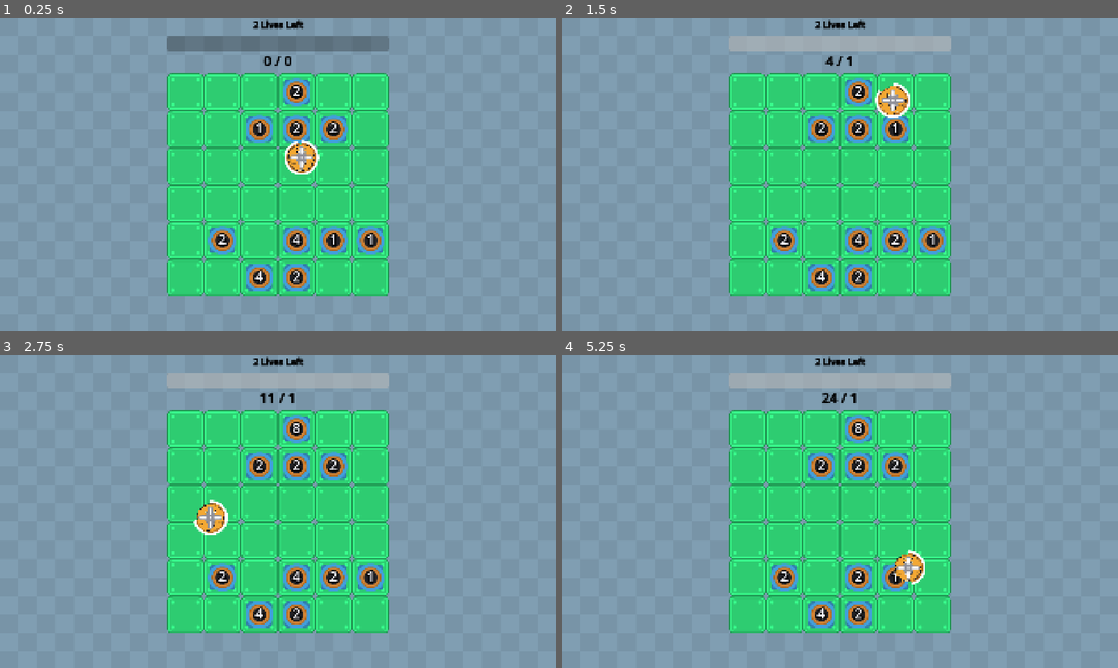
Above: before the commit, frames 1-4 (two rows, left to right).
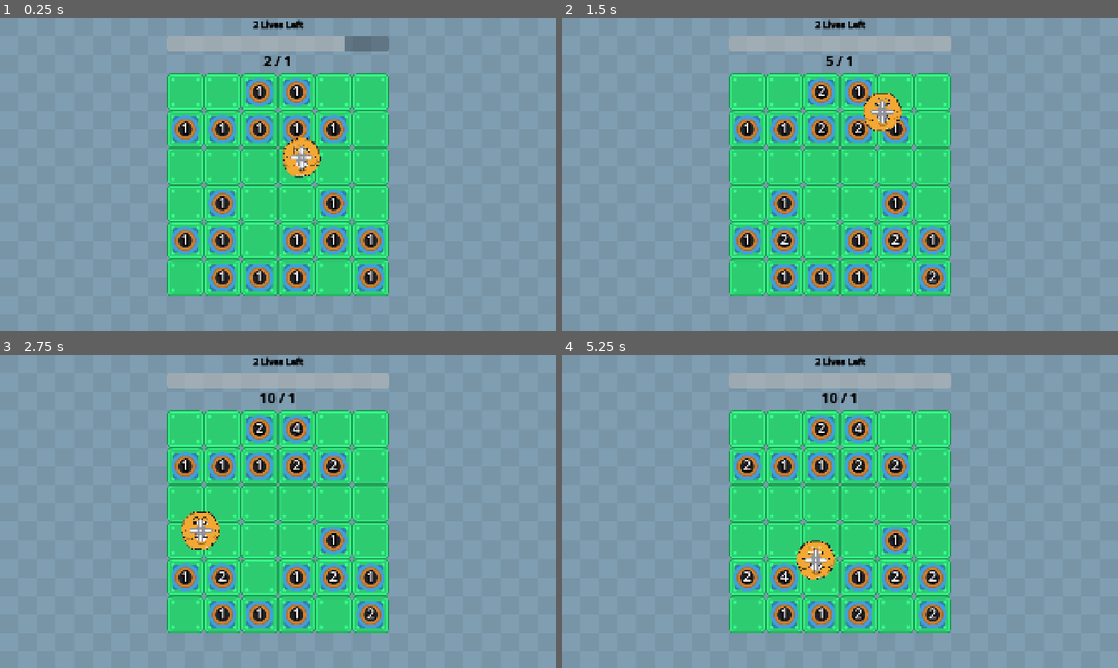
Above: after the commit, the same moments.

Repository: wanamelon/prototype_monorepo
Game: Godot game, scene res://source/bounce_main.tscn
Same seed, same stepped clock (60 frames per second), same inputs: the game is played once before the commit and once after it. Sound files missing from this copy of the repository are replaced by a short silence.
Inputs:
- Up to frame 1 (0.25 s): no input
- Up to frame 2 (1.5 s): no input
- Up to frame 3 (2.75 s): no input
- Up to frame 4 (5.25 s): no input

The runs differ from the first frame. In frame 1, 5.6% of the frame differs, in the area x 30-70%, y 5-88%; in frame 2, 4.3%; in frame 3, 4.0%; in frame 4, 4.6%.

Commit message:
Migrate size and speed buff to new items

Diff:
--- a/roller/source/bounce_main.tscn
+++ b/roller/source/bounce_main.tscn
@@ -28,13 +28,18 @@
 item_id = 11
 metadata/_custom_type_script = "uid://ckw8rr21jqg1f"
 
+[sub_resource type="Resource" id="Resource_jngsf"]
+script = ExtResource("2_0panw")
+item_id = 5
+metadata/_custom_type_script = "uid://ckw8rr21jqg1f"
+
 [sub_resource type="ShaderMaterial" id="ShaderMaterial_to078"]
 shader = ExtResource("1_p5ard")
 shader_parameter/saturation = 0.30000001425
 
 [node name="BounceMain" type="Node2D"]
 script = ExtResource("1_ovsfe")
-item_configs = Array[ExtResource("2_0panw")]([SubResource("Resource_k3n88"), SubResource("Resource_a5fj5"), SubResource("Resource_3yruk"), SubResource("Resource_q2ks2")])
+item_configs = Array[ExtResource("2_0panw")]([SubResource("Resource_k3n88"), SubResource("Resource_a5fj5"), SubResource("Resource_3yruk"), SubResource("Resource_q2ks2"), SubResource("Resource_jngsf")])
 
 [node name="TextureRect" type="TextureRect" parent="."]
 material = SubResource("ShaderMaterial_to078")
--- a/roller/source/item/crop_spawner.gd
+++ b/roller/source/item/crop_spawner.gd
@@ -5,10 +5,10 @@
 func activate(state: MatchState):
 	var events: Array[ItemEvent] = []
 	if state.tick == 0:
-		for i in range(10): # TODO: configurable?
+		for i in range(20): # TODO: configurable?
 			var factory = func ():
 				var crop := Crop.instance()
-				crop.level = _random.randi_range(1, 3)
+				crop.level = _random.randi_range(1, 1)
 				return crop
 			events.append(ItemSystem.SpawnEvent.new(factory, ItemSystem.AnyFreeCell.new(), 1.0))
 	return events
--- a/roller/source/item/item_system.gd
+++ b/roller/source/item/item_system.gd
@@ -13,12 +13,10 @@
 	_game_board = game_board
 	_physics_calculator = StatefulPhysicsCalculator.new()
 	add_child(_physics_calculator)
-	var item_root := Node2D.new()
-	add_child(item_root)
 	var items: Array[Item] = []
 	for item_def in item_defs:
 		var item := _item_for_id(item_def.item_id)
-		item._inject(_physics_calculator, item_root)
+		item._inject(_physics_calculator, self)
 		add_child(item)
 		items.append(item)
 	_match_state = MatchState.new(0, points, items, [] as Array[ItemEvent])
@@ -33,6 +31,10 @@
 			return CropSpawner.new()
 		ItemDef.ItemId.BOUNCE_OFF_EVERYTHING:
 			return BounceOffEverything.new()
+		ItemDef.ItemId.SPEED_BUFF_ON_DESTROY:
+			return SpeedBuffOnDestroy.new()
+		ItemDef.ItemId.INCREASE_SIZE:
+			return SizeBuffOnDestroy.new()
 		ItemDef.ItemId.ROLLER:
 			var roller := Roller.instance()
 			roller.position = Vector2(1920, 1080) / 2.0
@@ -49,6 +51,7 @@
 		events.append_array(new_events)
 	_apply_events(events)
 	_check_end_condition()
+	_advance_status_effect_timers()
 	_match_state.last_tick_events = events
 	_match_state.tick += 1
 
@@ -60,6 +63,15 @@
 	if active_roller_count <= 0:
 		match_finished.emit()
 
+func _advance_status_effect_timers():
+	for item: Item in _match_state.items:
+		var active_effects: Array[StatusEffect] = []
+		for effect in item.status_effects:
+			effect.duration_sec = effect.duration_sec - _match_state.delta
+			if effect.duration_sec > 0:
+				active_effects.append(effect)
+		item.status_effects = active_effects
+
 func _apply_events(events: Array[ItemEvent]):
 	for event in events:
 		if event is SpawnEvent:
@@ -67,14 +79,18 @@
 			var spawn := event as SpawnEvent
 			var new_item: Item = spawn.factory.call()
 			_game_board._spawn_item_in_random_cell(new_item, spawn.spawn_chance)
+			new_item._inject(_physics_calculator, self)
 			_match_state.items.append(new_item)
 		elif event is DespawnEvent:
 			_match_state.items.erase(event.target)
 			event.target.queue_free()
-		if event is GivePointsEvent:
+		elif event is GivePointsEvent:
 			var give_points_event := event as GivePointsEvent
 			_match_state.points += give_points_event.points
 			score_changed.emit(_match_state.points)
+		elif event is AddStatusEffect:
+			var add_effect := event as AddStatusEffect
+			event.target.status_effects.append(event.effect)
 
 func get_score() -> int:
 	return _match_state.points
@@ -145,6 +161,7 @@
 
 	var _physics_calculator: StatefulPhysicsCalculator
 	var _item_root: Node2D
+	var status_effects: Array[StatusEffect] = []
 
 	func _inject(physics_calculator: StatefulPhysicsCalculator, item_root: Node2D):
 		_physics_calculator = physics_calculator
@@ -178,13 +195,35 @@
 class ItemEvent extends RefCounted:
 	pass
 
-class ItemDestroyed extends ItemEvent:
-	var destroyer: Item
-	var victim: Item
-
-	func _init(destroyer: Item, victim: Item):
-		self.destroyer = destroyer
-		self.victim = victim
+enum StatusEffectId {
+	SPEED_BUFF,
+	SIZE_BUFF
+}
+
+class StatusEffect extends RefCounted:
+	var id: StatusEffectId
+	var intensity: float
+	var duration_sec: float
+	func _init(id: StatusEffectId, intensity: float, duration_sec: float):
+		self.id = id
+		self.intensity = intensity
+		self.duration_sec = duration_sec
+
+class AddStatusEffect extends ItemEvent:
+	var effect: StatusEffect
+	var target: Item
+
+	func _init(effect: StatusEffect, target: Item):
+		self.effect = effect
+		self.target = target
+
+#class ItemDestroyed extends ItemEvent:
+#	var destroyer: Item
+#	var victim: Item
+#
+#	func _init(destroyer: Item, victim: Item):
+#		self.destroyer = destroyer
+#		self.victim = victim
 
 class BounceEvent extends ItemEvent:
 	var roller: Roller
--- a/roller/source/item/roller.gd
+++ b/roller/source/item/roller.gd
@@ -21,7 +21,7 @@
 
 const ROLLER_SCENE: PackedScene = preload("res://source/item/roller.tscn")
 
-@onready var _original_size: float = ($CharacterBody2D/CollisionShape2D.shape as CircleShape2D).radius
+@onready var _original_collision_shape := $CharacterBody2D/CollisionShape2D.shape as CircleShape2D
 @onready var _original_sprite_scale: Vector2 = $Sprite2D.scale
 # TODO: belong inside character body?
 var _speed: float = 400.0
@@ -29,8 +29,6 @@
 var _velocity: Vector2
 var _stamina_seconds: float = 10
 var _max_stamina := _stamina_seconds
-var _speed_buff_durations: Array[float] = []
-var _size_buff_durations: Array[float] = []
 var finished := false
 
 static func instance() -> Roller:
@@ -62,47 +60,30 @@
 			finished = true
 			events.append(ItemSystem.DespawnEvent.new(self, self))
 	else:
-		_apply_speed_buffs(state.delta)
-	_apply_size_buffs(state.delta)
+		_apply_speed_buffs()
+	_apply_size_buffs()
 	_stamina_seconds -= state.delta
-	_add_buffs_on_destroy(state.last_tick_events)
 	return events
 
-func _add_buffs_on_destroy(events: Array[ItemSystem.ItemEvent]):
-	for event in events:
-		if event is ItemSystem.DespawnEvent:
-			var despawn := event as ItemSystem.DespawnEvent
-			if despawn.source is Roller:
-				_speed_buff_durations.append(2.5)
-				if _size_buff_durations.size() < 4 and Utils.RNG.randf() < 0.2:
-					_size_buff_durations.append(1.5)
-
-func _apply_speed_buffs(delta):
+func _apply_speed_buffs():
 	var speed_with_buffs := _speed
-	var new_speed_buff_durations: Array[float] = []
-	for duration in _speed_buff_durations:
-		speed_with_buffs += 100 * min(1, duration)
-		speed_with_buffs = min(speed_with_buffs, 10_000)
-		var decremented = duration - delta
-		if decremented > 0:
-			new_speed_buff_durations.append(decremented)
-	_speed_buff_durations = new_speed_buff_durations
+	for effect in status_effects:
+		if effect.id == ItemSystem.StatusEffectId.SPEED_BUFF:
+			speed_with_buffs += effect.intensity * min(1, effect.duration_sec)
+			speed_with_buffs = min(speed_with_buffs, 10_000)
 	_velocity = _velocity.normalized() * speed_with_buffs
 
-func _apply_size_buffs(delta):
-	var size_buff: float = 0
-	var new_size_buff_durations: Array[float] = []
-	for duration in _size_buff_durations:
-		size_buff += min(5, 5 * duration)
-		var decremented = duration - delta
-		if decremented > 0:
-			new_size_buff_durations.append(decremented)
-	var capped_size_buff: float = min(20, size_buff)
-	var size_with_buffs: float = _original_size + capped_size_buff
-	_size_buff_durations = new_size_buff_durations
-	$CharacterBody2D/CollisionShape2D.shape.radius = size_with_buffs
+func _apply_size_buffs():
+	var size_buff_px: float = 0
+	for effect in status_effects:
+		if effect.id == ItemSystem.StatusEffectId.SIZE_BUFF:
+			size_buff_px += effect.intensity * min(1, effect.duration_sec)
+			size_buff_px = min(20, size_buff_px)
+	var expanded_collider: CircleShape2D = _original_collision_shape.duplicate_deep()
+	expanded_collider.radius += size_buff_px
+	$CharacterBody2D/CollisionShape2D.shape = expanded_collider
 	var og_sprite_radius_px: float = ($Sprite2D.texture.get_size().x / 2) * _original_sprite_scale.x
-	var desired_sprite_radius_px: float = og_sprite_radius_px + capped_size_buff
+	var desired_sprite_radius_px: float = og_sprite_radius_px + size_buff_px
 	$Sprite2D.scale = (desired_sprite_radius_px / og_sprite_radius_px) * _original_sprite_scale
 
 func _process(delta):
--- /dev/null
+++ b/roller/source/item/size_buff_on_destroy.gd
@@ -0,0 +1,11 @@
+class_name SizeBuffOnDestroy extends ItemSystem.Item
+
+func activate(state: MatchState):
+	var events: Array[ItemEvent] = []
+	for event in state.last_tick_events:
+		if event is ItemSystem.DespawnEvent:
+			var despawn := event as ItemSystem.DespawnEvent
+			if despawn.source is Roller:
+				events.append(ItemSystem.AddStatusEffect.new(
+					ItemSystem.StatusEffect.new(ItemSystem.StatusEffectId.SIZE_BUFF, 15, 11.5), despawn.source))
+	return events
--- /dev/null
+++ b/roller/source/item/speed_buff_on_destroy.gd
@@ -0,0 +1,11 @@
+class_name SpeedBuffOnDestroy extends ItemSystem.Item
+
+func activate(state: MatchState):
+	var events: Array[ItemEvent] = []
+	for event in state.last_tick_events:
+		if event is ItemSystem.DespawnEvent:
+			var despawn := event as ItemSystem.DespawnEvent
+			if despawn.source is Roller:
+				events.append(ItemSystem.AddStatusEffect.new(
+					ItemSystem.StatusEffect.new(ItemSystem.StatusEffectId.SPEED_BUFF, 100, 2.5), despawn.source))
+	return events
Not shown: 1 places in roller/source/bounce_main.tscn that only renumber resources
Not shown, added: roller/source/item/size_buff_on_destroy.gd.uid
Not shown, added: roller/source/item/speed_buff_on_destroy.gd.uid
Not shown, changed: roller/dev_notes.md
